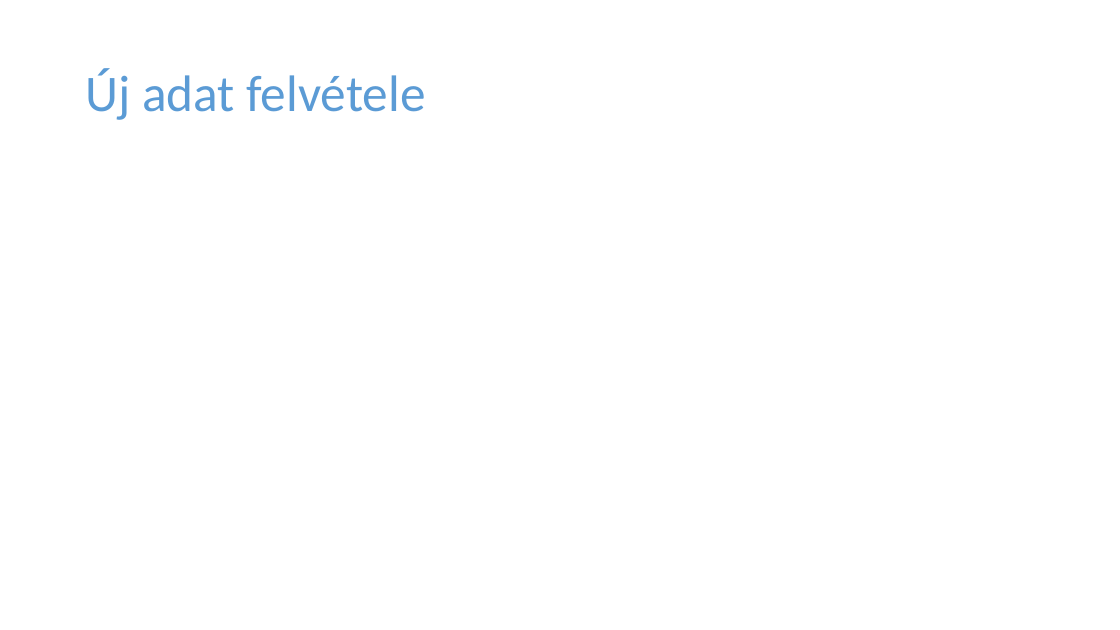
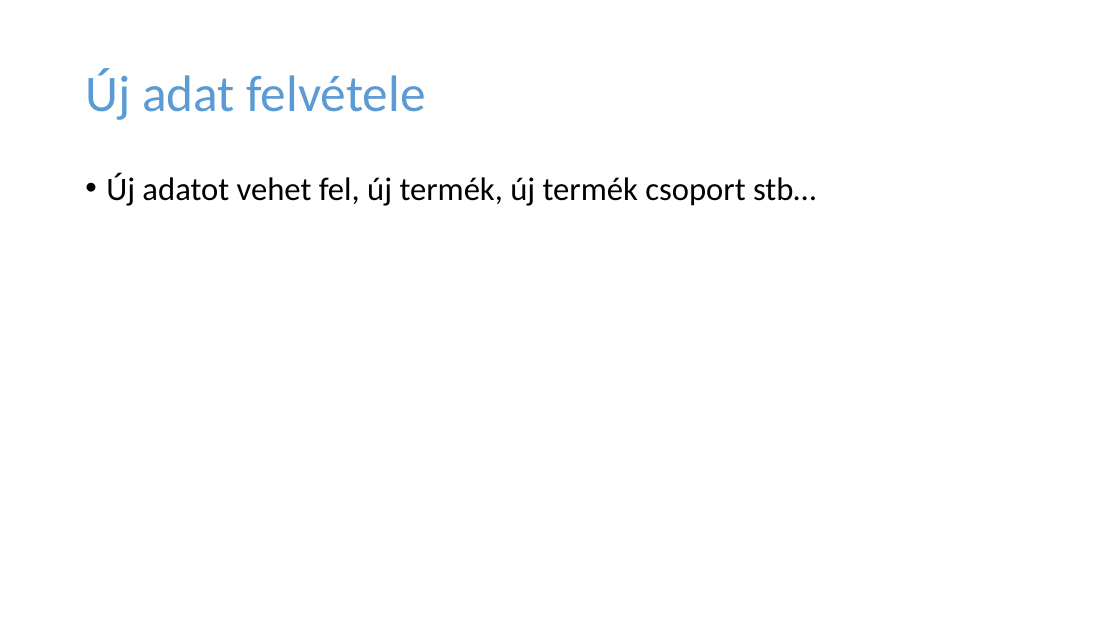
Before and after one commit to fedorbenjamin02/Vizsgaremek2024, a slide deck: slide 23 of Mellékletek/Prezentáció/Frissfutár_prezentáció.pptx (slide 25 before the commit). Drawn at 1120x630 pixels with LibreOffice and Linux fonts; fonts in the diff are those of the drawing. Boxes give left, top, right and bottom in pixels: in the first picture for what was removed or moved away, otherwise in the second. Text is boxed around its words. In the diff, an @@ line names an element or a change of style, - is before the commit and + after.

```diff
--- a/Mellékletek/Prezentáció/Frissfutár_prezentáció.pptx
+++ b/Mellékletek/Prezentáció/Frissfutár_prezentáció.pptx
@@ text added at [106, 173, 816, 206], 28 pt, text #000000 @@
+• Új adatot vehet fel, új termék, új termék csoport stb…
```
Also in this commit, not shown: 12 other slides changed, 9 slides added, 11 slides removed.
